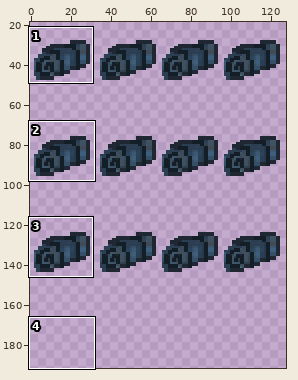
Sprite sheet: Graphics/Characters/Packed.png. Above: a wide view before the commit, with the close-up outlined.
Close-up. First the earlier version:
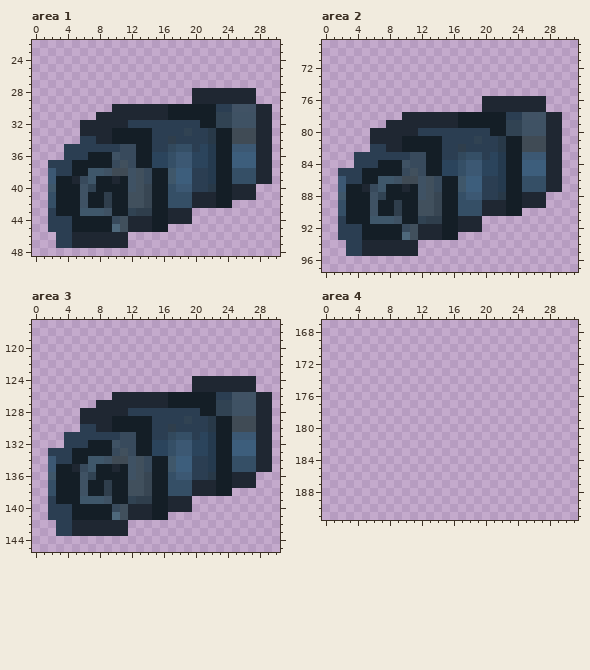
The file is 128x192 pixels. Pixels under 10% opacity are left out. Colours within 5 levels of each other are drawn and written as one. Shown: area 1: x 0..30, y 22..48; area 2: x 0..31, y 69..97; area 3: x 0..30, y 117..145; area 4: x 0..31, y 167..191. The old version is drawn lined up with the new one. The wide view leaves out empty margins. The commit also changed other parts of the picture, which this record leaves out.
The same view after the edit:
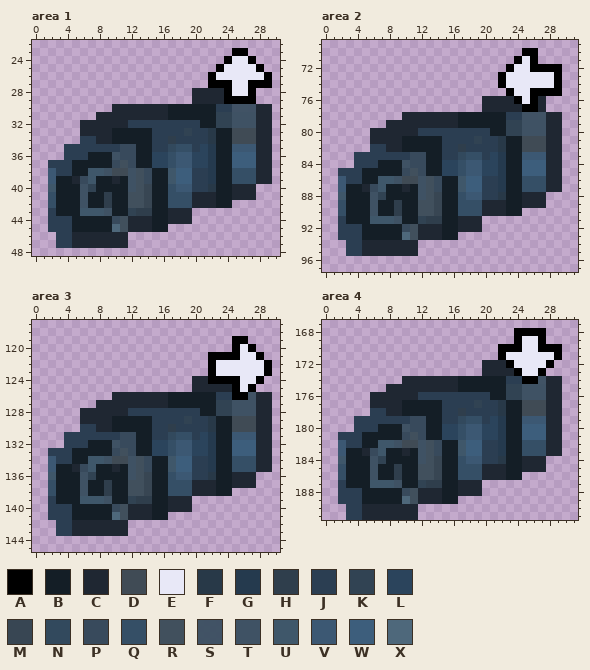
Palette (. is transparent): A #000000  B #141e26  C #1f2732  D #404b55  E #e8e8f7  F #283948  G #253a4e  H #2f3e4c  J #2b3e52  K #314353  L #2b445c  M #384653  N #32495d  P #384a5c  Q #354f66  R #41505d  S #3d5062f7  T #3f5264  U #3f576a  V #3c5873  W #3d5e7c  X #4e687b
What changed:
drawings rearranged on the sheet (the old picture shows each at its new place; 4 dropped ones are not shown)
Area 1:
y 23: x 25..26 .. -> AA
y 24: x 24..27 .... -> AEEA
y 25: x 23..28 ...... -> AEEEEA
y 26: x 22..29 ........ -> AEEEEEEA
y 27: x 22..29 ........ -> AAAEEAAA
y 28: x 24..27 CCCC -> AEEA
y 29: x 24..27 CCCC -> AAAA
Area 2:
y 70: x 25..26 .. -> AA
y 71: x 24..26 ... -> AEA
y 72: x 23..29 ....... -> AEEAAAA
y 73..74: x 22..29 ........ -> AEEEEEEA
y 75: x 23..29 ....... -> AEEAAAA
y 76: x 24..26 CCC -> AEA
y 77: x 25..26 CC -> AA
Area 3:
y 119: x 25..26 .. -> AA
y 120: x 25..27 ... -> AEA
y 121: x 22..28 ....... -> AAAAEEA
y 122..123: x 22..29 ........ -> AEEEEEEA
y 124: x 22..28 CCCCCC. -> AAAAEEA
y 125: x 25..27 CCC -> AEA
y 126: x 25..26 SS -> AA
Area 4:
y 168: x 24..27 .... -> AAAA
y 169: x 24..27 .... -> AEEA
y 170: x 22..29 ........ -> AAAEEAAA
y 171: x 22..29 ........ -> AEEEEEEA
y 172: x 20..28 ......... -> CCCAEEEEA
y 173: x 20..27 ........ -> CCCCAEEA
y 174: x 10..29 .................... -> CCCCCCCBBBBBBJJAASCC
y 175: x 8..29 ...................... -> CCCCCCCCCBBBBBBKKTTTCC
y 176: x 6..29 ........................ -> CCCCCCJJJJJJJJJBBKKTTTCC
y 177: x 6..29 ........................ -> CCCCBBBBBJJJJKJJFBBDDDCC
y 178: x 6..29 ........................ -> JJCCBBBBBJJHJJJJFBBDDDCC
y 179: x 4..29 .......................... -> JJJJJJJPPBBJJNQQJLGBBVVVCC
y 180: x 4..29 .......................... -> JJJBBBTPPBBLLQVVLLGBBWWWCC
y 181: x 2..29 ............................ -> JJJBBBBBPRPBBLLQVVLLGBBWWWCC
y 182: x 2..29 ............................ -> VJJBBUUTDDTRPBBUWWJJGBBQQQCC
y 183: x 2..29 ............................ -> VBBCPUBBCBTRPBBUWWJJGBBQQQCC
y 184: x 2..27 .......................... -> UBBBTKBBBBTRMBBQVVJJFBBCCC
y 185: x 2..27 .......................... -> QBBBTBBHBBRRMBBQQQCCCBBCCC
y 186: x 2..24 ....................... -> QBBBTBBHBBRRMBBQQQCCCBB
y 187: x 2..19 .................. -> JBBBUUUTBBKHHBBCCC
y 188: x 2..19 .................. -> JJJBBBBBPRCCCBBCCC
y 189: x 2..16 ............... -> JJJBBBBBXRCCCBB
y 190..191: x 3..11 ......... -> JJCCCCCCC
